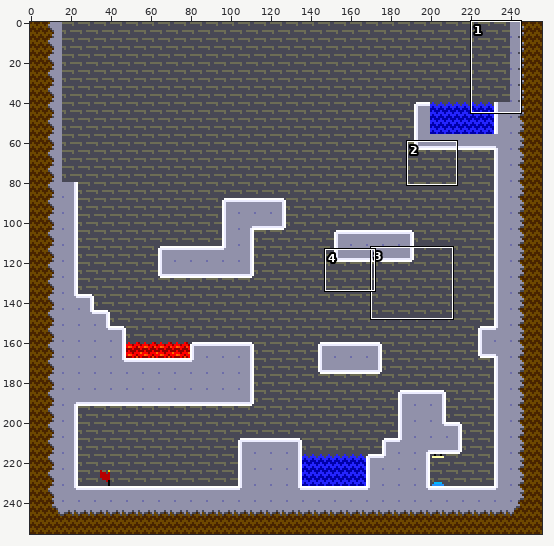
Pixel-art file, stored at aseprite work/level 1.aseprite. Above, an overview of the earlier version with the close-up marked.
Close-up. The starting point:
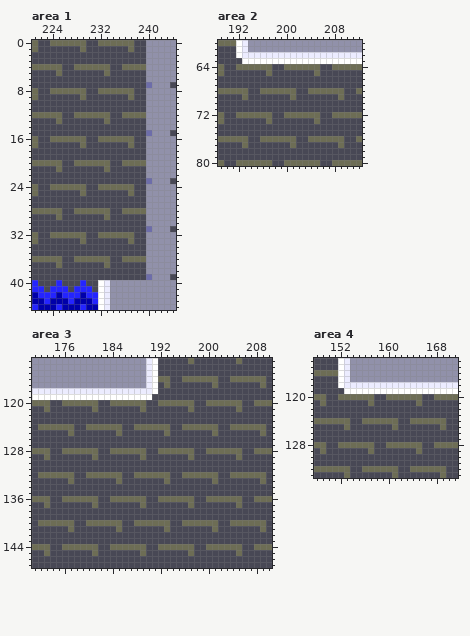
256x256 pixels, 1 frame. Shown: area 1: x 221..244, y 0..44; area 2: x 189..212, y 60..80; area 3: x 171..210, y 113..147; area 4: x 148..171, y 114..133. The commit also changed other parts of the picture, which this record leaves out.
After the commit:
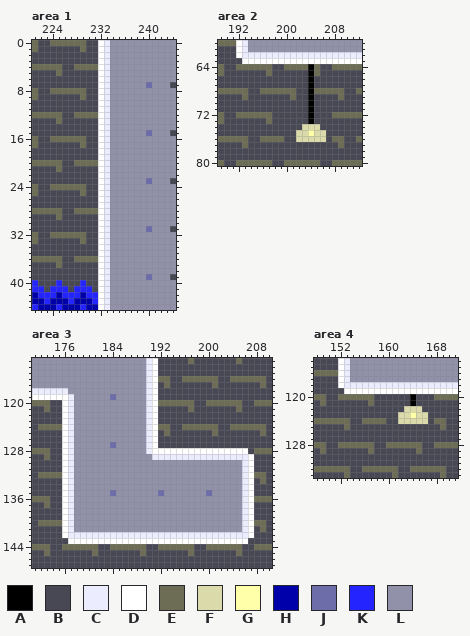
Palette (. is transparent): A #000000  B #484855  C #ececff  D #ffffff  E #6d6d55  F #dadaaa  G #ffffaa  H #0000aa  J #6d6daa  K #2424ff  L #9191aa
Diff:
Changed rows in their new state; - is an unchanged pixel.
Area 1, layer "Tilemap 1":
first column x 232:
 0 DCLLLLLL
 1 DCLLLLLL
 2 DCLLLLLL
 3 DCLLLLLL
 4 DCLLLLLL
 5 DCLLLLLL
 6 DCLLLLLL
 7 DCLLLLLL
 8 DCLLLLLL
 9 DCLLLLLL
10 DCLLLLLL
11 DCLLLLLL
12 DCLLLLLL
13 DCLLLLLL
14 DCLLLLLL
15 DCLLLLLL
16 DCLLLLLL
17 DCLLLLLL
18 DCLLLLLL
19 DCLLLLLL
20 DCLLLLLL
21 DCLLLLLL
22 DCLLLLLL
23 DCLLLLLL
24 DCLLLLLL
25 DCLLLLLL
26 DCLLLLLL
27 DCLLLLLL
28 DCLLLLLL
29 DCLLLLLL
30 DCLLLLLL
31 DCLLLLLL
32 DCLLLLLL
33 DCLLLLLL
34 DCLLLLLL
35 DCLLLLLL
36 DCLLLLLL
37 DCLLLLLL
38 DCLLLLLL
39 DCLLLLLL
Area 2, layer "Tilemap 1":
first column x 200:
64 ----A---
65 ----A---
66 ----A---
67 ----A---
68 ----A---
69 ----A---
70 ----A---
71 ----A---
72 BBBBAB--
73 ----AB--
74 ---FFF--
75 --FFGFF-
76 BBFFFFFB
77 -B------
Area 3, layer "Tilemap 1":
first column x 176:
118 -LLLLLLLLLLLLL------------------
119 -CLLLLLLJLLLLLCD----------------
120 DCLLLLLLLLLLLLCD----------------
121 DCLLLLLLLLLLLLCD----------------
122 DCLLLLLLLLLLLLCD----------------
123 DCLLLLLLLLLLLLCD----------------
124 DCLLLLLLLLLLLLCD----------------
125 DCLLLLLLLLLLLLCD----------------
126 DCLLLLLLLLLLLLCD----------------
127 DCLLLLLLJLLLLLCD----------------
128 DCLLLLLLLLLLLLCDDDDDDDDDDDDDDDD-
129 DCLLLLLLLLLLLLLCCCCCCCCCCCCCCCCD
130 DCLLLLLLLLLLLLLLLLLLLLLLLLLLLLCD
131 DCLLLLLLLLLLLLLLLLLLLLLLLLLLLLCD
132 DCLLLLLLLLLLLLLLLLLLLLLLLLLLLLCD
133 DCLLLLLLLLLLLLLLLLLLLLLLLLLLLLCD
134 DCLLLLLLLLLLLLLLLLLLLLLLLLLLLLCD
135 DCLLLLLLJLLLLLLLJLLLLLLLJLLLLLCD
136 DCLLLLLLLLLLLLLLLLLLLLLLLLLLLLCD
137 DCLLLLLLLLLLLLLLLLLLLLLLLLLLLLCD
138 DCLLLLLLLLLLLLLLLLLLLLLLLLLLLLCD
139 DCLLLLLLLLLLLLLLLLLLLLLLLLLLLLCD
140 DCLLLLLLLLLLLLLLLLLLLLLLLLLLLLCD
141 DCLLLLLLLLLLLLLLLLLLLLLLLLLLLLCD
142 DCCCCCCCCCCCCCCCCCCCCCCCCCCCCCCD
143 -DDDDDDDDDDDDDDDDDDDDDDDDDDDDDD-
Area 4, layer "Tilemap 1":
first column x 160:
120 BBBBAB--
121 ----AB--
122 ---FFF--
123 --FFGFF-
124 BBFFFFFB
125 -B------
Pixel boxes of the changes (left, top, right, bottom) in both close-ups:
changed: (98, 40, 146, 280)
changed: (284, 64, 332, 148)
changed: (62, 388, 254, 544)
changed: (386, 394, 434, 430)
